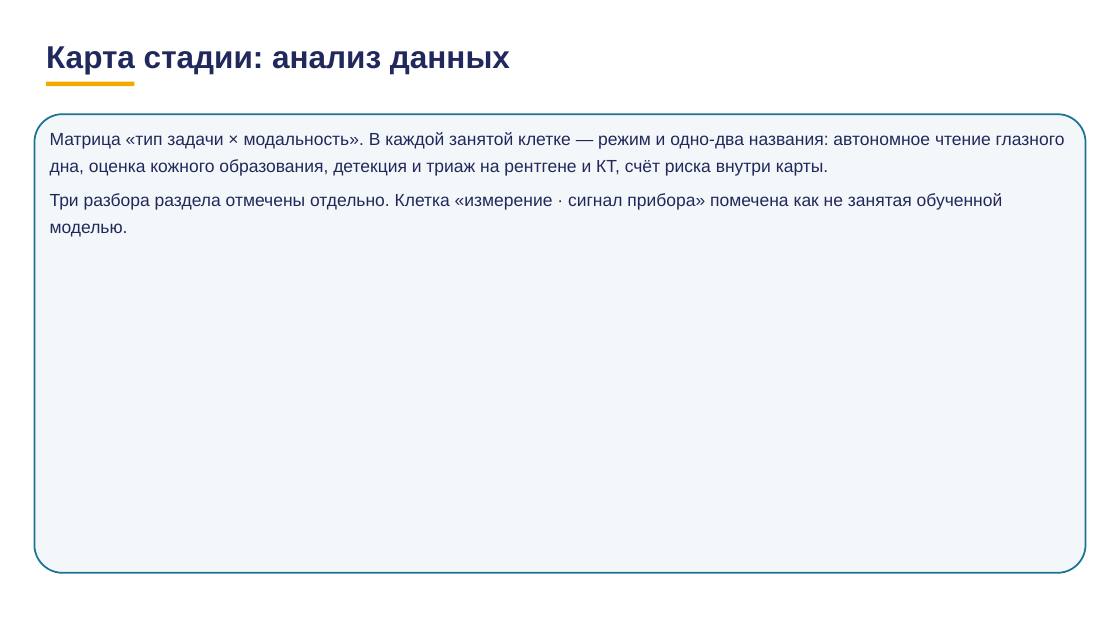
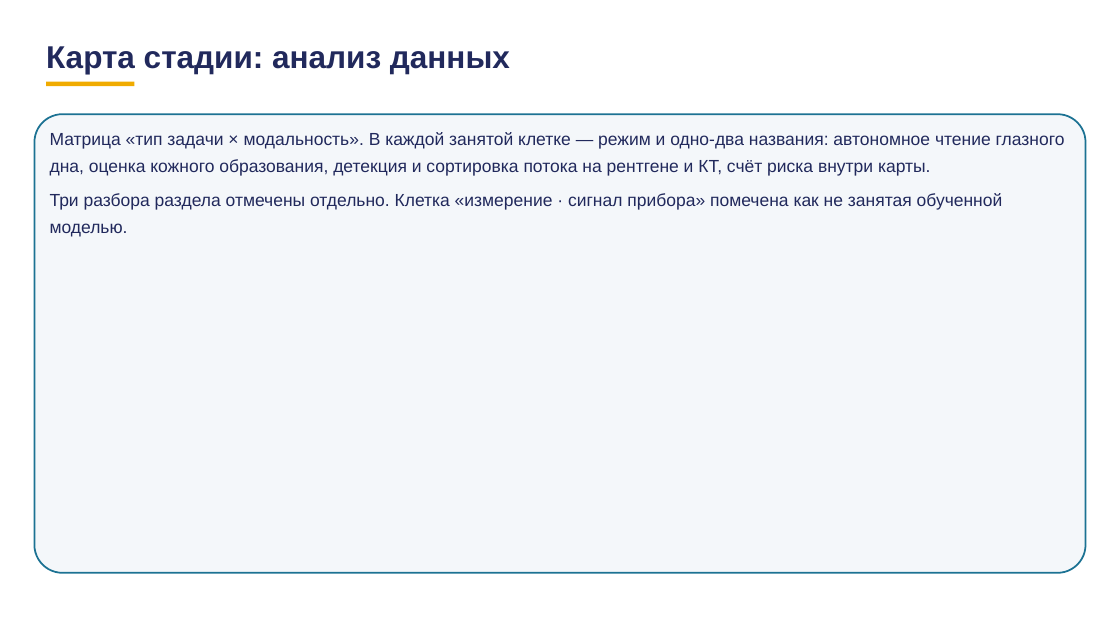
Before and after one commit to tellina-study/AI-usage-lessons, a slide deck: slide 33 of library/lectures/lec-07/rework/deck/lec-07-karkas.pptx. Drawn at 1120x630 pixels with LibreOffice and Linux fonts; fonts in the diff are those of the drawing. Boxes give left, top, right and bottom in pixels: in the first picture for what was removed or moved away, otherwise in the second. Text is boxed around its words. In the diff, an @@ line names an element or a change of style, - is before the commit and + after.

```diff
--- a/library/lectures/lec-07/rework/deck/lec-07-karkas.pptx
+++ b/library/lectures/lec-07/rework/deck/lec-07-karkas.pptx
@@ text at (x1=50, y1=132, x2=1065, y2=176): text changed @@
-Матрица «тип задачи × модальность». В каждой занятой клетке — режим и одно-два названия: автономное чтение глазного дна, оценка кожного образования, детекция и триаж на рентгене и КТ, счёт риска внутри карты.
+Матрица «тип задачи × модальность». В каждой занятой клетке — режим и одно-два названия: автономное чтение глазного дна, оценка кожного образования, детекция и сортировка потока на рентгене и КТ, счёт риска внутри карты.
```
Also in this commit, not shown: 7 other slides changed, 48 other files.
